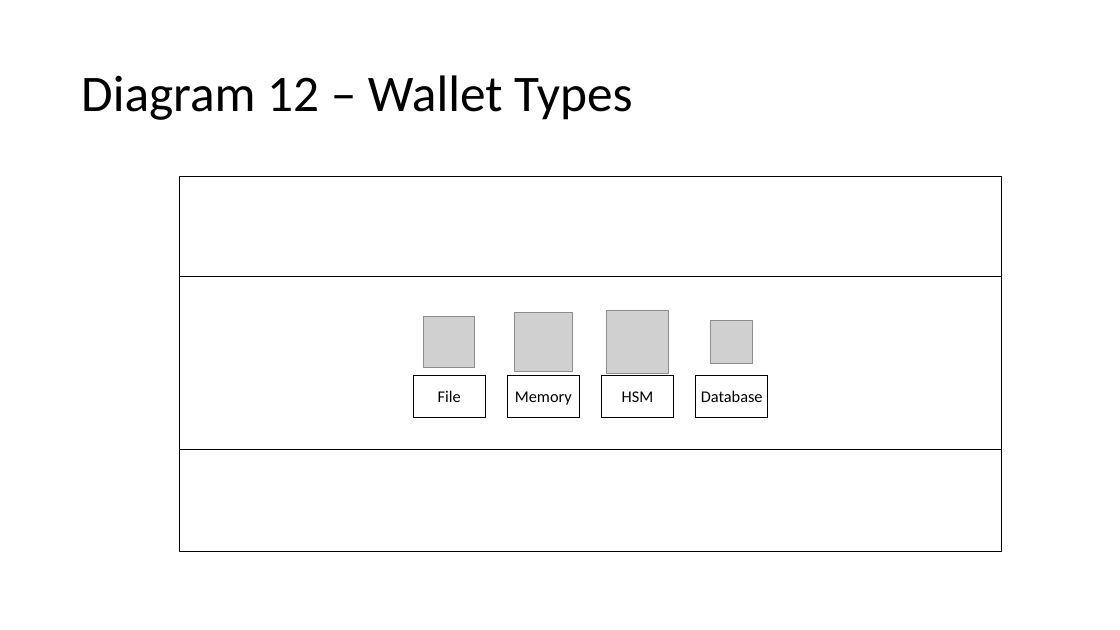
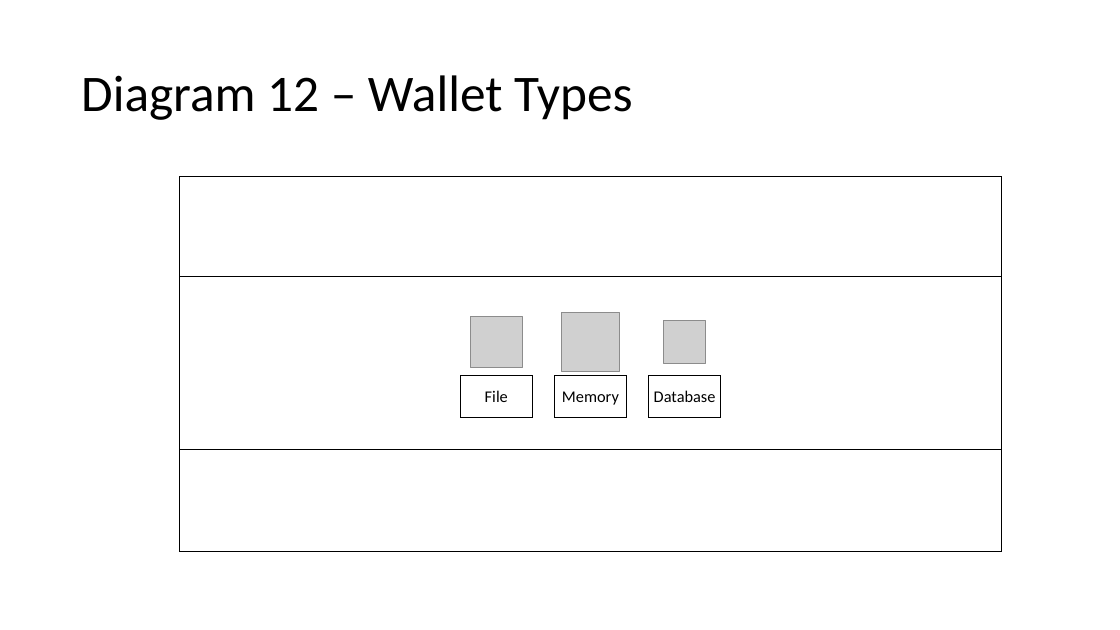
Before and after one commit to hyperledger/fabric-docs-i18n, a slide deck: slide 14 of docs/source/developapps/diagrams.pptx. Drawn at 1120x630 pixels with LibreOffice and Linux fonts; fonts in the diff are those of the drawing; grey boxes stand for pictures. Boxes give left, top, right and bottom in pixels: in the first picture for what was removed or moved away, otherwise in the second. Text is boxed around its words. In the diff, an @@ line names an element or a change of style, - is before the commit and + after.

```diff
--- a/docs/source/developapps/diagrams.pptx
+++ b/docs/source/developapps/diagrams.pptx
@@ picture: place and size @@
-picture at (423, 316, 475, 367)
+picture at (471, 316, 522, 367)
@@ picture: place and size @@
-picture at (514, 313, 573, 371)
+picture at (561, 313, 620, 371)
@@ picture removed at (607, 311, 669, 373) @@
@@ picture: place and size @@
-picture at (711, 321, 754, 364)
+picture at (664, 321, 707, 364)
@@ rectangle "File": place and size @@
-rectangle "File" at (413, 376, 486, 418)
+rectangle "File" at (460, 376, 533, 418)
@@ rectangle "Memory": place and size @@
-rectangle "Memory" at (507, 376, 580, 418)
+rectangle "Memory" at (555, 376, 627, 418)
@@ rectangle removed at (602, 376, 674, 418) @@
-HSM
@@ rectangle "Database": place and size @@
-rectangle "Database" at (696, 376, 768, 418)
+rectangle "Database" at (649, 376, 721, 418)
```
Also in this commit, not shown: 1 other slide changed, 57 other files.
